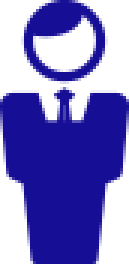
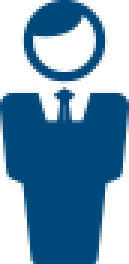
Before/after of a 129px x 264px layered artwork. What changed in the layer stack:
pixels changed over (x1=0, y1=0, x2=129, y2=264) (layer not identified)
